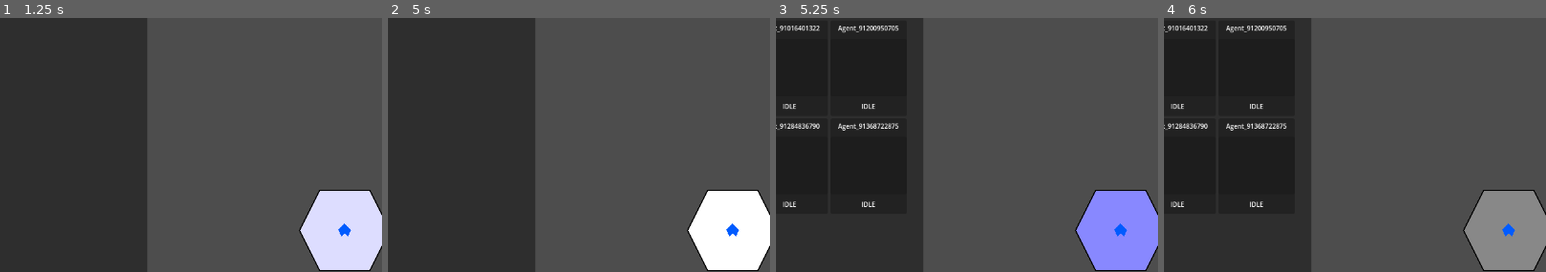
Above: before the commit, frames 1-4 (left to right).
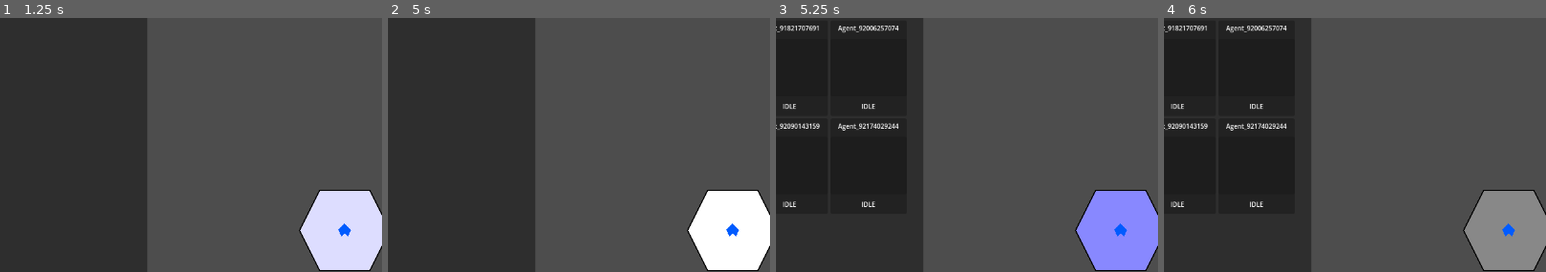
Above: after the commit, the same moments.

Repository: Drakosam/game_1
Game: Godot game, scene res://main_game_loop.tscn
Two runs of this game, one before a commit and one after it. Both use one fixed random seed, a clock stepped at 60 frames per second and the inputs below.
Inputs (mouse positions are % of the whole screen's width and height, from its top left):
- Up to frame 1 (1.25 s): tap Enter at 0.5 s; click (50, 50) at 0.67 s
- Up to frame 2 (5 s): tap Space at 1.25, 2.75, 4.25 s; move the mouse to (30, 55) at 1.27 s; click (30, 55) at 1.42 s; tap Enter at 2, 3.5 s; move the mouse to (60, 28) at 2.02 s; click (60, 28) at 2.17 s; move the mouse to (45, 70) at 2.77 s; click (45, 70) at 2.92 s; move the mouse to (80, 65) at 3.52 s; click (80, 65) at 3.67 s; move the mouse to (20, 35) at 4.27 s; click (20, 35) at 4.42 s
- Up to frame 3 (5.25 s): move the mouse to (55, 50) at 5.02 s; click (55, 50) at 5.17 s
- Up to frame 4 (6 s): move the mouse to (35, 25) at 5.77 s; click (35, 25) at 5.92 s
The pictures show only the part of the screen within x 5-55%, y 8-58%; the shares and areas given below are measured in that part.

Frames 1-2 are identical in both runs. In frame 3, 0.5% of the frame differs, in the area x 2-32%, y 3-44%; in frame 4, 0.5%.

Commit message:
-cd for agent detail

Diff:
--- a/Interface/agent_detail.gd
+++ b/Interface/agent_detail.gd
@@ -1,6 +1,7 @@
 extends Panel
 
 var show_agent = null
+var cd_on = false
 
 signal close_agent_detail()
 signal move_pick_proc()
@@ -13,12 +14,15 @@
 	show_agent = agent_item
 	$AgentInfoPanel.set_agent(show_agent)
 
-
 func _on_button_pressed():
+	if cd_on:
+		return
 	emit_signal("close_agent_detail")
 
 
 func _move_agent():
+	if cd_on:
+		return
 	emit_signal('move_pick_proc')
 
 
@@ -28,24 +32,47 @@
 
 
 func _on_button_explore_pressed():
+	if cd_on:
+		return
 	show_agent.set_job_to_do(JobNames.explore)
 
 
 func _on_cancel_work_pressed():
+	if cd_on:
+		return
 	show_agent.set_job_to_do(JobNames.idle)
 
 
 func _on_button_recruting_pressed():
+	if cd_on:
+		return
 	show_agent.set_job_to_do(JobNames.recruiting)
 
 
 func _on_button_training_pressed():
+	if cd_on:
+		return
 	show_agent.set_job_to_do(JobNames.trening)
 
 
 func _on_button_base_resources_pressed():
+	if cd_on:
+		return
 	show_agent.set_job_to_do(JobNames.base_resource)
 
 
 func _on_button_convert_res_to_tood_pressed():
+	if cd_on:
+		return
 	show_agent.set_job_to_do(JobNames.resources_to_food)
+
+
+func _on_visibility_changed():
+	if visible:
+		cd_on = true
+		$Timer.start()
+
+
+func _on_timer_timeout():
+	cd_on = false
+	print('up')
--- a/Interface/agent_detail.tscn
+++ b/Interface/agent_detail.tscn
@@ -114,6 +114,10 @@
 offset_bottom = 252.0
 grow_vertical = 1
 
+[node name="Timer" type="Timer" parent="."]
+one_shot = true
+
+[connection signal="visibility_changed" from="." to="." method="_on_visibility_changed"]
 [connection signal="pressed" from="Button" to="." method="_on_button_pressed"]
 [connection signal="pressed" from="VBoxContainer/ButtonMove" to="." method="_move_agent"]
 [connection signal="pressed" from="VBoxContainer/ButtonExplore" to="." method="_on_button_explore_pressed"]
@@ -122,3 +126,4 @@
 [connection signal="pressed" from="VBoxContainer/ButtonBaseResources" to="." method="_on_button_base_resources_pressed"]
 [connection signal="pressed" from="VBoxContainer/ButtonConvertResToTood" to="." method="_on_button_convert_res_to_tood_pressed"]
 [connection signal="pressed" from="VBoxContainer/CancelWork" to="." method="_on_cancel_work_pressed"]
+[connection signal="timeout" from="Timer" to="." method="_on_timer_timeout"]
